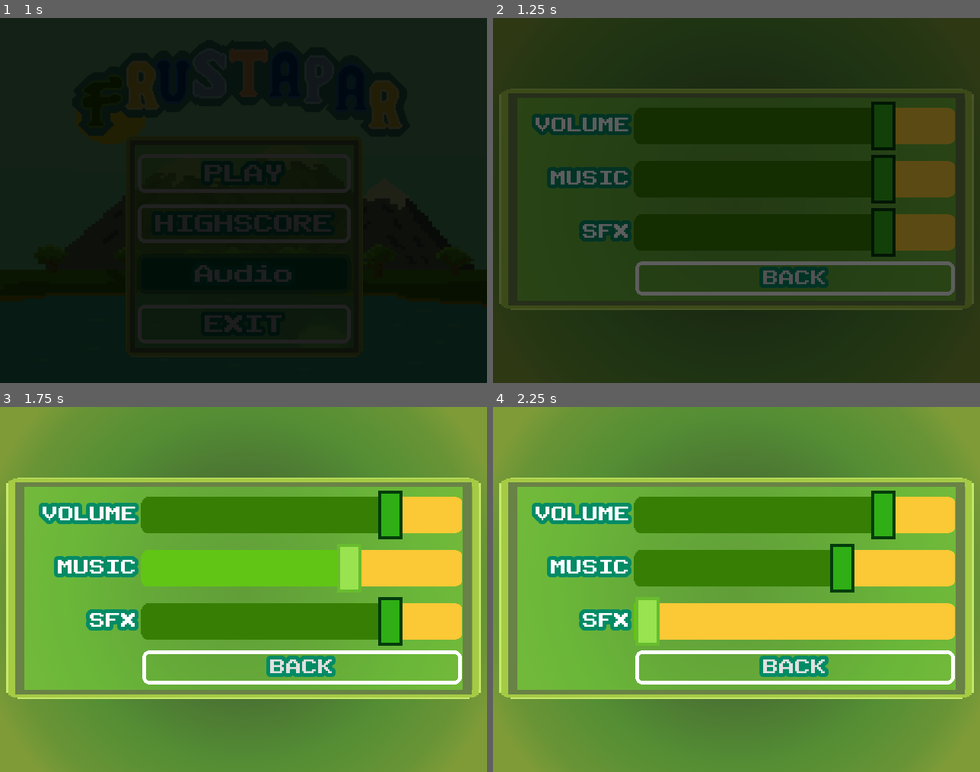
Above: before the commit, frames 1-4 (two rows, left to right).
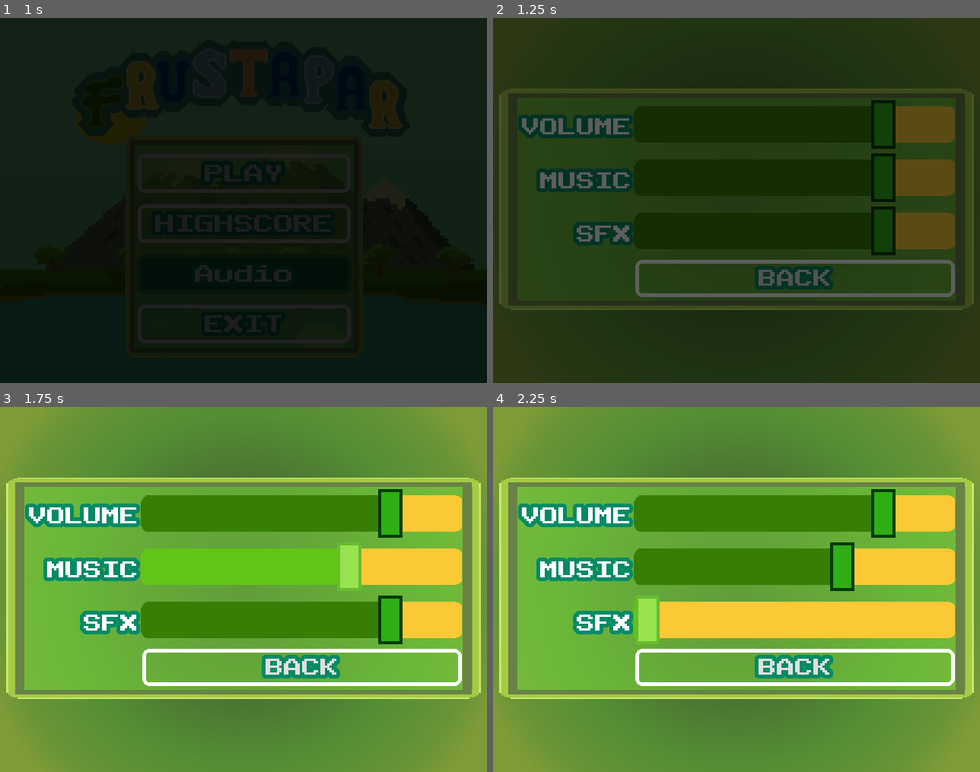
Above: after the commit, the same moments.

Repository: SomersetBlake/Frustapar
Game: Godot game, scene res://Scenes/MainScene.tscn
Same seed, same stepped clock (60 frames per second), same inputs: the game is played once before the commit and once after it.
Inputs (mouse positions are in pixels of both pictures, inside the frame that each line leads up to):
- Up to frame 1 (1 s): click "Audio" at 0.5 s
- Up to frame 2 (1.25 s): no input
- Up to frame 3 (1.75 s): move the mouse to (350, 571) at 1.27 s; click (350, 571) at 1.42 s
- Up to frame 4 (2.25 s): tap Enter at 2 s; move the mouse to (639, 607) at 2.02 s; click (639, 607) at 2.17 s

Frame 1 is identical in both runs. In frame 2, 4.3% of the frame differs, in the area x 5-95%, y 22-77%; in frame 3, 5.6%; in frame 4, 5.6%.

Commit message:
Finish up for alpha

Diff:
--- a/FrustaparGame/Assets/AudioScreenFontTheme.tres
+++ b/FrustaparGame/Assets/AudioScreenFontTheme.tres
@@ -74,7 +74,7 @@
 region_rect = Rect2( 0, 0, 286, 48 )
 
 [sub_resource type="DynamicFont" id=9]
-size = 20
+size = 24
 outline_size = 5
 outline_color = Color( 0.0117647, 0.54902, 0.4, 1 )
 extra_spacing_top = 5
--- a/FrustaparGame/Game.tscn
+++ b/FrustaparGame/Game.tscn
@@ -23,6 +23,7 @@
 [ext_resource path="res://Assets/Audio/NextLevel.wav" type="AudioStream" id=21]
 [ext_resource path="res://Assets/Audio/LoseSound.wav" type="AudioStream" id=22]
 [ext_resource path="res://Assets/Audio/Explosion.wav" type="AudioStream" id=23]
+[ext_resource path="res://Scenes/YSound.tscn" type="PackedScene" id=24]
 
 [sub_resource type="ShaderMaterial" id=13]
 shader = ExtResource( 9 )
@@ -164,9 +165,9 @@
 
 [node name="ColorRect" type="ColorRect" parent="Border/Control"]
 margin_left = 57.0
-margin_top = 456.0
+margin_top = 457.0
 margin_right = 264.0
-margin_bottom = 481.0
+margin_bottom = 482.0
 color = Color( 0.0392157, 0.0588235, 0.188235, 1 )
 
 [node name="Background" type="Sprite" parent="Border/Control"]
@@ -179,7 +180,7 @@
 
 [node name="WinSound" type="AudioStreamPlayer" parent="Game"]
 stream = ExtResource( 21 )
-volume_db = -3.0
+volume_db = -8.0
 bus = "SoundEffects"
 
 [node name="LoseSound" type="AudioStreamPlayer" parent="Game"]
@@ -191,6 +192,8 @@
 stream = ExtResource( 23 )
 volume_db = -2.0
 bus = "SoundEffects"
+
+[node name="YSound" parent="Game" instance=ExtResource( 24 )]
 
 [node name="Labels" type="Control" parent="."]
 margin_right = 40.0
--- a/FrustaparGame/Pieces/ComboCounter.tscn
+++ b/FrustaparGame/Pieces/ComboCounter.tscn
@@ -103,7 +103,7 @@
 
 [node name="ComboCounter" type="AudioStreamPlayer" parent="."]
 stream = ExtResource( 5 )
-volume_db = -12.0
+volume_db = -15.0
 bus = "SoundEffects"
 
 [connection signal="animation_finished" from="AnimationPlayer" to="." method="_on_AnimationPlayer_animation_finished"]
--- a/FrustaparGame/Pieces/PieceMatchCounter.tscn
+++ b/FrustaparGame/Pieces/PieceMatchCounter.tscn
@@ -103,7 +103,7 @@
 
 [node name="CounterSound" type="AudioStreamPlayer" parent="."]
 stream = ExtResource( 5 )
-volume_db = 8.0
+volume_db = 2.0
 bus = "SoundEffects"
 
 [connection signal="animation_finished" from="AnimationPlayer" to="." method="_on_AnimationPlayer_animation_finished"]
--- a/FrustaparGame/Pieces/TemplatePiece.tscn
+++ b/FrustaparGame/Pieces/TemplatePiece.tscn
@@ -1,8 +1,7 @@
-[gd_scene load_steps=5 format=2]
+[gd_scene load_steps=4 format=2]
 
 [ext_resource path="res://Scripts/TemplatePiece.gd" type="Script" id=1]
 [ext_resource path="res://Assets/Audio/SoundsX.mp3" type="AudioStream" id=2]
-[ext_resource path="res://Assets/Audio/SoundsY.mp3" type="AudioStream" id=3]
 
 [sub_resource type="Animation" id=1]
 resource_name = "White_Blink"
@@ -39,9 +38,4 @@
 volume_db = -21.048
 bus = "SoundEffects"
 
-[node name="YSound" type="AudioStreamPlayer" parent="."]
-stream = ExtResource( 3 )
-volume_db = -11.143
-bus = "SoundEffects"
-
 [connection signal="animation_finished" from="Anim" to="." method="_on_Anim_animation_finished"]
--- a/FrustaparGame/Scenes/Menu.tscn
+++ b/FrustaparGame/Scenes/Menu.tscn
@@ -26,7 +26,7 @@
 script = ExtResource( 7 )
 __meta__ = {
 "_edit_horizontal_guides_": [ 240.0 ],
-"_edit_vertical_guides_": [ 320.0, 185.0 ]
+"_edit_vertical_guides_": [ 320.0, 184.0 ]
 }
 
 [node name="Click" parent="." instance=ExtResource( 9 )]
@@ -82,33 +82,33 @@
 
 [node name="MasterVolume" type="HSlider" parent="VBoxContainer"]
 material = SubResource( 2 )
-margin_top = 3.0
+margin_top = 1.0
 margin_right = 420.0
-margin_bottom = 67.0
+margin_bottom = 65.0
 min_value = -40.0
 max_value = 10.0
 rounded = true
 
 [node name="MusicVolume" type="HSlider" parent="VBoxContainer"]
 material = SubResource( 3 )
-margin_top = 73.0
+margin_top = 71.0
 margin_right = 420.0
-margin_bottom = 137.0
+margin_bottom = 135.0
 min_value = -40.0
 max_value = 10.0
 
 [node name="SoundVolume" type="HSlider" parent="VBoxContainer"]
 material = SubResource( 4 )
-margin_top = 143.0
+margin_top = 141.0
 margin_right = 420.0
-margin_bottom = 207.0
+margin_bottom = 205.0
 min_value = -40.0
 max_value = 10.0
 
 [node name="BackButton" type="Button" parent="VBoxContainer"]
-margin_top = 213.0
+margin_top = 211.0
 margin_right = 420.0
-margin_bottom = 258.0
+margin_bottom = 260.0
 text = "BACK"
 
 [node name="Container" type="Control" parent="."]
@@ -117,28 +117,28 @@
 theme = ExtResource( 8 )
 
 [node name="VOLUME" type="Label" parent="Container"]
-margin_left = 56.0
-margin_top = 124.0
-margin_right = 180.0
-margin_bottom = 159.0
+margin_left = 10.0
+margin_top = 122.0
+margin_right = 182.0
+margin_bottom = 165.0
 text = "VOLUME"
 align = 2
 valign = 1
 
 [node name="VOLUME2" type="Label" parent="Container"]
-margin_left = 56.0
-margin_top = 194.0
-margin_right = 180.0
-margin_bottom = 229.0
+margin_left = 58.0
+margin_top = 195.0
+margin_right = 182.0
+margin_bottom = 234.0
 text = "MUSIC"
 align = 2
 valign = 1
 
 [node name="VOLUME3" type="Label" parent="Container"]
-margin_left = 56.0
-margin_top = 264.0
-margin_right = 180.0
-margin_bottom = 299.0
+margin_left = 58.0
+margin_top = 265.0
+margin_right = 182.0
+margin_bottom = 304.0
 text = "SFX"
 align = 2
 valign = 1
--- a/FrustaparGame/Scenes/Pause.tscn
+++ b/FrustaparGame/Scenes/Pause.tscn
@@ -34,9 +34,9 @@
 anchor_right = 0.5
 anchor_bottom = 0.5
 margin_left = -75.0
-margin_top = -71.0
+margin_top = -25.0
 margin_right = 75.0
-margin_bottom = 71.0
+margin_bottom = 168.0
 theme = ExtResource( 6 )
 custom_constants/separation = 20
 
@@ -65,8 +65,21 @@
 
 [node name="FrustaparTitle3" type="Sprite" parent="PauseScreen"]
 material = SubResource( 1 )
-position = Vector2( 321, 127 )
+position = Vector2( 321, 62 )
 texture = ExtResource( 5 )
+
+[node name="PlayersScore" type="Label" parent="PauseScreen"]
+anchor_left = 0.5
+anchor_right = 0.5
+margin_left = -143.0
+margin_top = 115.0
+margin_right = 143.0
+margin_bottom = 200.0
+theme = ExtResource( 6 )
+text = "HIGHSCORE
+99999"
+align = 1
+valign = 1
 
 [connection signal="button_up" from="PauseScreen/Container/RetryButton" to="PauseScreen/Container/RetryButton" method="_on_RetryButton_button_up"]
 [connection signal="button_up" from="PauseScreen/Container/ResetButton" to="PauseScreen/Container/ResetButton" method="_on_ResetButton_button_up"]
--- /dev/null
+++ b/FrustaparGame/Scenes/YSound.tscn
@@ -0,0 +1,8 @@
+[gd_scene load_steps=2 format=2]
+
+[ext_resource path="res://Assets/Audio/Fall4.wav" type="AudioStream" id=1]
+
+[node name="YSound" type="AudioStreamPlayer"]
+stream = ExtResource( 1 )
+volume_db = -11.143
+bus = "SoundEffects"
--- a/FrustaparGame/Scripts/Movement.gd
+++ b/FrustaparGame/Scripts/Movement.gd
@@ -86,14 +86,14 @@
 					 Global.pieces_table[x][y].position, Global.pieces_table[x][y].node_pos,
 					 tween_time, Tween.TRANS_BOUNCE, Tween.EASE_OUT)
 					tween1.start()
-					fall_down_time(Vector2(x,y),tween_time)
+					fall_down_sound()
 		yield(Global.parent_node.get_tree().create_timer(tween_time),"timeout")
 		Global.can_move_Y = true
 		make_matchable()
 
-func fall_down_time(pos: Vector2, tweenTime):
-	yield(Global.parent_node.get_tree().create_timer(tweenTime - 0.1),"timeout")
-	Global.pieces_table[pos.x][pos.y].get_node("YSound").play()
+func fall_down_sound():
+	Global.parent_node.get_node("YSound").play()
+
 
 
 func move_pieces_X():
--- a/FrustaparGame/Scripts/Pause.gd
+++ b/FrustaparGame/Scripts/Pause.gd
@@ -20,7 +20,7 @@
 	paused = value
 	scene_tree.paused = value
 	pause_screen.visible = value
-
+	self.get_node("PauseScreen/PlayersScore").text = "SCORE\n" + String(Global.score)
 
 func _on_ExitButton_button_up():
 	get_node("Click").play()
--- a/FrustaparGame/project.godot
+++ b/FrustaparGame/project.godot
@@ -10,9 +10,9 @@
 
 [application]
 
-config/name="Frustapar"
+config/name="Frustapar PC"
 run/main_scene="res://Scenes/MainScene.tscn"
-config/icon="res://icon.png"
+config/icon="res://Icon.png"
 
 [autoload]
 
Not shown, added: FrustaparGame/Assets/Audio/Fall4.wav.import
Not shown: 1 places in FrustaparGame/Game.tscn that only renumber resources
Binary file added: FrustaparGame/Icon.png
Not shown, changed: FrustaparGame/Icon.png.import
Binary file removed: FrustaparGame/icon.png
Not shown, added: FrustaparGame/Assets/Audio/Fall4.wav
